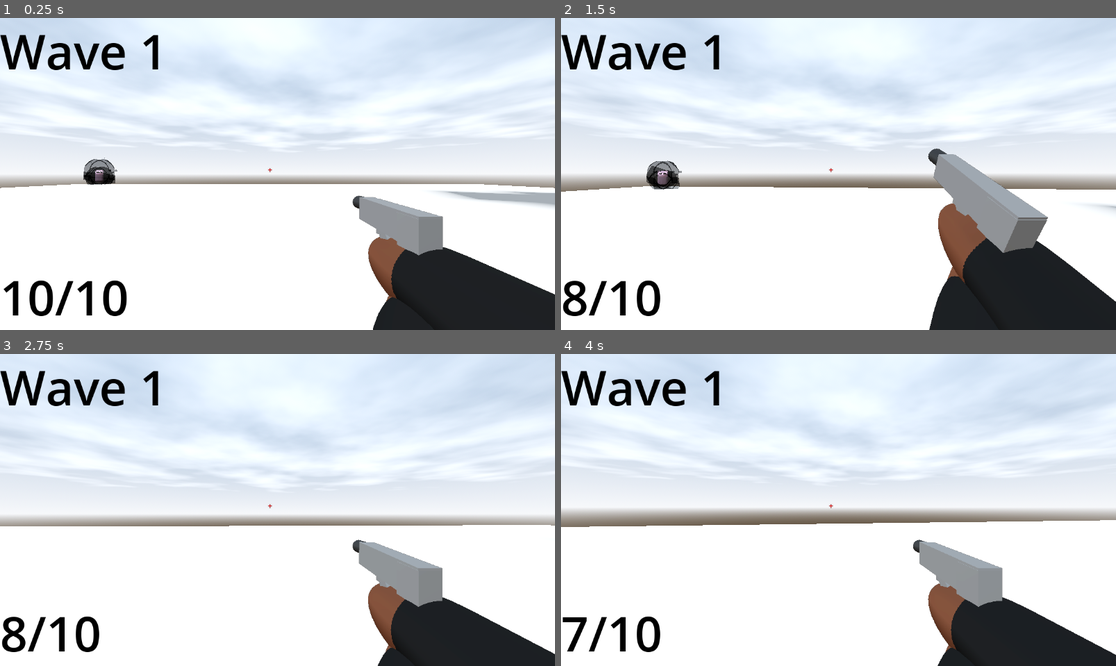
Above: before the commit, frames 1-4 (two rows, left to right).
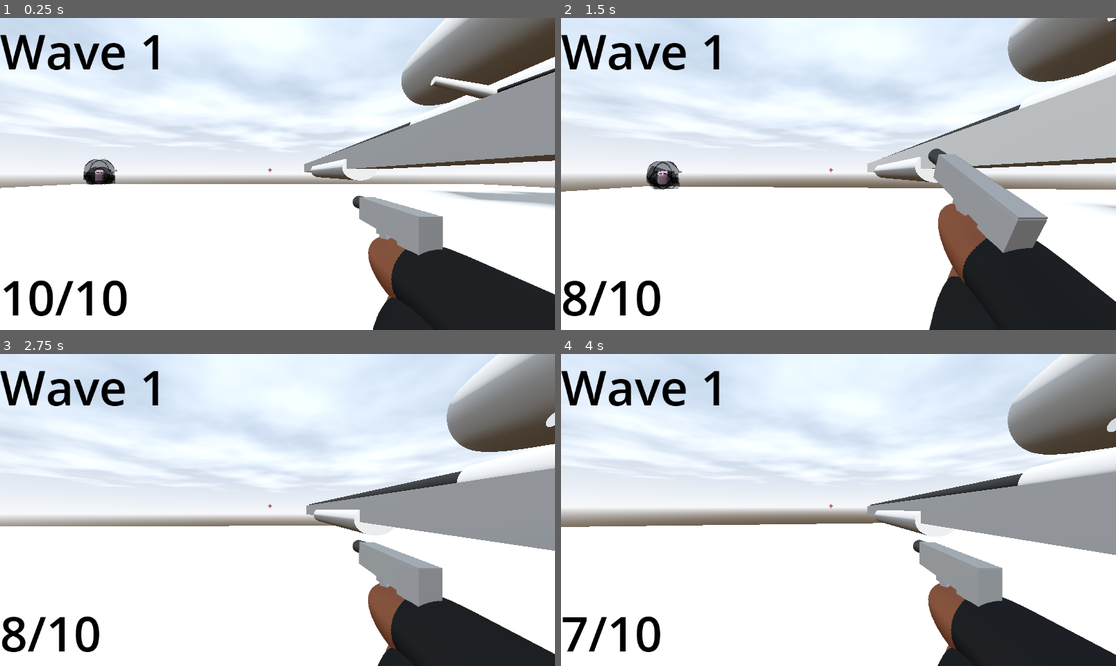
Above: after the commit, the same moments.

Repository: DylanFrenzy/The-Trials-and-Tribulations-of-Tim-Cheese
Game: Godot game, scene res://scenes/main.tscn
The game is run twice, just before and just after one commit, with the same random seed, the same clock (stepped at 60 frames per second) and the same inputs.
Inputs (mouse positions are in pixels of both pictures, inside the frame that each line leads up to):
- Up to frame 1 (0.25 s): no input
- Up to frame 2 (1.5 s): move the mouse to (866, 174) at 0.52 s; press the mouse at (866, 174) at 0.53 s; hold W (move_forward) from 0.53 s (still down); tap Space (jump) at 0.77 s; move the mouse to (810, 174) at 1.27 s; release the mouse at (810, 174) at 1.28 s; click (810, 174) at 1.35 s
- Up to frame 3 (2.75 s): keep holding W (move_forward); tap Space (jump) at 1.52 s; move the mouse to (288, 503) at 2.02 s; press the mouse at (288, 503) at 2.03 s
- Up to frame 4 (4 s): keep holding W (move_forward); move the mouse to (832, 516) at 2.77 s; release the mouse at (832, 516) at 2.78 s; click (832, 516) at 2.85 s; tap Space (jump) at 3.02, 3.77 s; move the mouse to (877, 513) at 3.52 s; press the mouse at (877, 513) at 3.53 s

The runs differ from the first frame. In frame 1, 13% of the frame differs, in the area x 54-100%, y 0-53%; in frame 2, 10%; in frame 3, 12%; in frame 4, 12%.

Commit message:
arm colliders

Diff:
--- a/3d-project/assets/John_Pork.tscn
+++ b/3d-project/assets/John_Pork.tscn
@@ -91,6 +91,78 @@
 "transitions": PackedFloat32Array(1),
 "update": 1,
 "values": [false]
+}
+tracks/7/type = "value"
+tracks/7/imported = false
+tracks/7/enabled = true
+tracks/7/path = NodePath("right_arm_2_collider:position")
+tracks/7/interp = 1
+tracks/7/loop_wrap = true
+tracks/7/keys = {
+"times": PackedFloat32Array(0),
+"transitions": PackedFloat32Array(1),
+"update": 0,
+"values": [Vector3(0, -0.0431342, 0)]
+}
+tracks/8/type = "value"
+tracks/8/imported = false
+tracks/8/enabled = true
+tracks/8/path = NodePath("right_arm_2_collider:rotation")
+tracks/8/interp = 1
+tracks/8/loop_wrap = true
+tracks/8/keys = {
+"times": PackedFloat32Array(0),
+"transitions": PackedFloat32Array(1),
+"update": 0,
+"values": [Vector3(0, 0, 0)]
+}
+tracks/9/type = "value"
+tracks/9/imported = false
+tracks/9/enabled = true
+tracks/9/path = NodePath("right_arm_2_collider:disabled")
+tracks/9/interp = 1
+tracks/9/loop_wrap = true
+tracks/9/keys = {
+"times": PackedFloat32Array(0),
+"transitions": PackedFloat32Array(1),
+"update": 1,
+"values": [false]
+}
+tracks/10/type = "value"
+tracks/10/imported = false
+tracks/10/enabled = true
+tracks/10/path = NodePath("right_arm_1_collider:position")
+tracks/10/interp = 1
+tracks/10/loop_wrap = true
+tracks/10/keys = {
+"times": PackedFloat32Array(0),
+"transitions": PackedFloat32Array(1),
+"update": 0,
+"values": [Vector3(0, 0, 0)]
+}
+tracks/11/type = "value"
+tracks/11/imported = false
+tracks/11/enabled = true
+tracks/11/path = NodePath("right_arm_1_collider:rotation")
+tracks/11/interp = 1
+tracks/11/loop_wrap = true
+tracks/11/keys = {
+"times": PackedFloat32Array(0),
+"transitions": PackedFloat32Array(1),
+"update": 0,
+"values": [Vector3(0, 0, 0)]
+}
+tracks/12/type = "value"
+tracks/12/imported = false
+tracks/12/enabled = true
+tracks/12/path = NodePath("right_arm_1_collider:disabled")
+tracks/12/interp = 1
+tracks/12/loop_wrap = true
+tracks/12/keys = {
+"times": PackedFloat32Array(0),
+"transitions": PackedFloat32Array(1),
+"update": 1,
+"values": [true]
 }
 
 [sub_resource type="Animation" id="Animation_52knn"]
@@ -150,10 +222,10 @@
 tracks/4/interp = 1
 tracks/4/loop_wrap = true
 tracks/4/keys = {
-"times": PackedFloat32Array(0),
-"transitions": PackedFloat32Array(1),
-"update": 1,
-"values": [true]
+"times": PackedFloat32Array(0, 1),
+"transitions": PackedFloat32Array(1, 1),
+"update": 1,
+"values": [true, false]
 }
 tracks/5/type = "value"
 tracks/5/imported = false
@@ -162,10 +234,82 @@
 tracks/5/interp = 1
 tracks/5/loop_wrap = true
 tracks/5/keys = {
-"times": PackedFloat32Array(0),
-"transitions": PackedFloat32Array(1),
-"update": 1,
-"values": [true]
+"times": PackedFloat32Array(0, 1),
+"transitions": PackedFloat32Array(1, 1),
+"update": 1,
+"values": [true, false]
+}
+tracks/6/type = "value"
+tracks/6/imported = false
+tracks/6/enabled = true
+tracks/6/path = NodePath("right_arm_2_collider:position")
+tracks/6/interp = 1
+tracks/6/loop_wrap = true
+tracks/6/keys = {
+"times": PackedFloat32Array(0, 0.2593, 0.5094, 1),
+"transitions": PackedFloat32Array(1, 1, 1, 1),
+"update": 0,
+"values": [Vector3(0, -0.0431342, 0), Vector3(0, -0.0431342, 0), Vector3(0, -0.0431342, 0), Vector3(0, -0.0431342, 0)]
+}
+tracks/7/type = "value"
+tracks/7/imported = false
+tracks/7/enabled = true
+tracks/7/path = NodePath("right_arm_2_collider:rotation")
+tracks/7/interp = 1
+tracks/7/loop_wrap = true
+tracks/7/keys = {
+"times": PackedFloat32Array(0, 0.2593, 0.5094, 1),
+"transitions": PackedFloat32Array(1, 1, 1, 1),
+"update": 0,
+"values": [Vector3(0, 0, 0), Vector3(0, 0, 0), Vector3(0, 0, 0), Vector3(0, 0, 0)]
+}
+tracks/8/type = "value"
+tracks/8/imported = false
+tracks/8/enabled = true
+tracks/8/path = NodePath("right_arm_2_collider:disabled")
+tracks/8/interp = 1
+tracks/8/loop_wrap = true
+tracks/8/keys = {
+"times": PackedFloat32Array(0, 1),
+"transitions": PackedFloat32Array(1, 1),
+"update": 1,
+"values": [false, true]
+}
+tracks/9/type = "value"
+tracks/9/imported = false
+tracks/9/enabled = true
+tracks/9/path = NodePath("right_arm_1_collider:position")
+tracks/9/interp = 1
+tracks/9/loop_wrap = true
+tracks/9/keys = {
+"times": PackedFloat32Array(0, 0.259272, 0.509392, 1),
+"transitions": PackedFloat32Array(1, 1, 1, 1),
+"update": 0,
+"values": [Vector3(0, 0, 0), Vector3(0, 0, 0), Vector3(0, 0, 0), Vector3(0, 0, 0)]
+}
+tracks/10/type = "value"
+tracks/10/imported = false
+tracks/10/enabled = true
+tracks/10/path = NodePath("right_arm_1_collider:rotation")
+tracks/10/interp = 1
+tracks/10/loop_wrap = true
+tracks/10/keys = {
+"times": PackedFloat32Array(0, 0.259272, 0.509392, 1),
+"transitions": PackedFloat32Array(1, 1, 1, 1),
+"update": 0,
+"values": [Vector3(0, 0, 0), Vector3(0, 0, 0), Vector3(0, 0, 0), Vector3(0, 0, 0)]
+}
+tracks/11/type = "value"
+tracks/11/imported = false
+tracks/11/enabled = true
+tracks/11/path = NodePath("right_arm_1_collider:disabled")
+tracks/11/interp = 1
+tracks/11/loop_wrap = true
+tracks/11/keys = {
+"times": PackedFloat32Array(0, 1),
+"transitions": PackedFloat32Array(1, 1),
+"update": 1,
+"values": [false, true]
 }
 
 [sub_resource type="Animation" id="Animation_sd2yd"]
@@ -184,6 +328,12 @@
 
 [sub_resource type="CapsuleMesh" id="CapsuleMesh_g4tv5"]
 
+[sub_resource type="CylinderShape3D" id="CylinderShape3D_sd2yd"]
+height = 1.588
+radius = 0.27
+
+[sub_resource type="CylinderShape3D" id="CylinderShape3D_d35v5"]
+
 [node name="CharacterBody3D" type="CharacterBody3D"]
 transform = Transform3D(1, 0, 0, 0, 0.793619, 0, 0, 0, 1, 0, 0, 0)
 script = ExtResource("1_fd3r2")
@@ -268,3 +418,12 @@
 transform = Transform3D(1, 0, 0, 0, 2.98308, 0, 0, 0, 1, 0, -4.32794, 0)
 material_override = ExtResource("1_plc7i")
 mesh = SubResource("CapsuleMesh_g4tv5")
+
+[node name="right_arm_2_collider" type="CollisionShape3D" parent="."]
+transform = Transform3D(0.57956, 0, 0, 0, 0.57956, 0, 0, 0, 0.57956, 0, -0.0431342, 0)
+shape = SubResource("CylinderShape3D_sd2yd")
+
+[node name="right_arm_1_collider" type="CollisionShape3D" parent="."]
+transform = Transform3D(0.303787, 0, 0, 0, 0.303787, 0, 0, 0, 0.303787, 0, 0, 0)
+shape = SubResource("CylinderShape3D_d35v5")
+disabled = true
--- a/3d-project/scenes/gun_cam.tscn
+++ b/3d-project/scenes/gun_cam.tscn
@@ -11,6 +11,7 @@
 [ext_resource type="Material" uid="uid://uu6xha81wcsf" path="res://materials/Arms.tres" id="10_vc4ct"]
 [ext_resource type="Material" uid="uid://clib3jsw7xdh7" path="res://materials/shirt.tres" id="11_dg5pf"]
 [ext_resource type="Material" uid="uid://cjq8ydlcyvrnp" path="res://materials/mag_pistol_skin.tres" id="12_dg5pf"]
+[ext_resource type="Material" uid="uid://8d65jjkpvqql" path="res://materials/gun metal.tres" id="12_i371p"]
 
 [sub_resource type="Animation" id="Animation_tf6ll"]
 resource_name = "Fire"
@@ -603,6 +604,22 @@
 [sub_resource type="CapsuleMesh" id="CapsuleMesh_jtfo8"]
 
 [sub_resource type="Theme" id="Theme_vc4ct"]
+
+[sub_resource type="BoxMesh" id="BoxMesh_wfaqt"]
+
+[sub_resource type="CylinderMesh" id="CylinderMesh_jtfo8"]
+top_radius = 0.3
+
+[sub_resource type="CylinderMesh" id="CylinderMesh_218sg"]
+
+[sub_resource type="CylinderMesh" id="CylinderMesh_6e0xu"]
+
+[sub_resource type="BoxMesh" id="BoxMesh_l3yuo"]
+
+[sub_resource type="TorusMesh" id="TorusMesh_dg5pf"]
+inner_radius = 0.355
+
+[sub_resource type="CylinderMesh" id="CylinderMesh_i371p"]
 
 [node name="GunCam" type="Camera3D"]
 transform = Transform3D(-3.61999e-06, 0, -1, 0, 1, 0, 1, 0, -3.61999e-06, 0, 0, 0)
@@ -703,3 +720,64 @@
 theme = SubResource("Theme_vc4ct")
 theme_override_colors/font_color = Color(0, 0, 0, 1)
 theme_override_font_sizes/font_size = 100
+
+[node name="Sniper Rifle" type="Node3D" parent="."]
+
+[node name="MeshInstance3D" type="MeshInstance3D" parent="Sniper Rifle"]
+transform = Transform3D(-0.0836861, 0, 0, 0, 0.0537959, 0, 0, 0, 1.27557, 0.222263, -0.00124715, -0.729579)
+mesh = SubResource("BoxMesh_wfaqt")
+skeleton = NodePath("../..")
+
+[node name="MeshInstance3D2" type="MeshInstance3D" parent="Sniper Rifle"]
+transform = Transform3D(-0.0877708, 0, 5.68434e-14, 0, 0.257999, 0, 0, 0, 0.196175, 0.222263, -0.0945606, 0.00655954)
+mesh = SubResource("BoxMesh_wfaqt")
+skeleton = NodePath("../..")
+
+[node name="MeshInstance3D3" type="MeshInstance3D" parent="Sniper Rifle"]
+transform = Transform3D(-0.0376059, -1.76164e-13, 1.17405e-14, 0, -2.99493e-08, 0.0405182, 0, -0.685161, -1.77111e-09, 0.223901, 0.0264987, -0.786331)
+material_override = ExtResource("11_dg5pf")
+mesh = SubResource("CylinderMesh_jtfo8")
+skeleton = NodePath("../..")
+
+[node name="bolt" type="MeshInstance3D" parent="Sniper Rifle"]
+transform = Transform3D(-0.047, -1.0315e-08, 5.83605e-11, 0, 0.00157546, 0.0499955, -4.10887e-09, 0.117989, -0.000667566, 0.223901, 0.0264987, -0.19297)
+mesh = SubResource("CylinderMesh_218sg")
+skeleton = NodePath("../..")
+surface_material_override/0 = ExtResource("12_i371p")
+
+[node name="bolt_handle" type="MeshInstance3D" parent="Sniper Rifle"]
+transform = Transform3D(0.000883528, -0.0304033, 0.00384137, -0.00163598, 0.00873608, 0.0128403, -0.0125303, -0.00328436, -0.00140559, 0.17673, 0.0376748, -0.187303)
+mesh = SubResource("CylinderMesh_jtfo8")
+skeleton = NodePath("../..")
+surface_material_override/0 = ExtResource("12_i371p")
+
+[node name="MeshInstance3D6" type="MeshInstance3D" parent="Sniper Rifle"]
+transform = Transform3D(0.00470659, 0.00294176, 0.00144183, -0.00136363, 0.000718083, 0.00501631, -0.000298478, 0.0431065, -0.00018196, 0.199315, 0.0328967, -0.138988)
+material_override = ExtResource("11_dg5pf")
+mesh = SubResource("CylinderMesh_jtfo8")
+skeleton = NodePath("../..")
+surface_material_override/0 = ExtResource("12_i371p")
+
+[node name="MeshInstance3D7" type="MeshInstance3D" parent="Sniper Rifle"]
+transform = Transform3D(0.0932896, 8.88678e-14, 0, 0, -1.08769e-08, 0.0679092, 3.3317e-14, -0.248836, -2.9684e-09, 0.214674, -0.0237324, -0.777587)
+mesh = SubResource("CylinderMesh_6e0xu")
+
+[node name="Mag" type="MeshInstance3D" parent="Sniper Rifle"]
+transform = Transform3D(-0.0355972, 0, 0, 0, 0.115795, 0, 0, 0, 0.159227, 0.218702, -0.198562, 0.0057812)
+mesh = SubResource("BoxMesh_l3yuo")
+
+[node name="MeshInstance3D4" type="MeshInstance3D" parent="Sniper Rifle"]
+transform = Transform3D(0.0502265, 0, 0, 0, -1.74026e-08, -0.0502265, 0, 0.398126, -2.19547e-09, 0.22594, 0.101042, -0.184115)
+mesh = SubResource("TorusMesh_dg5pf")
+
+[node name="MeshInstance3D5" type="MeshInstance3D" parent="Sniper Rifle"]
+transform = Transform3D(0.0171841, 0, 0, 0, 0.0386572, 0, 0, 0, 0.0171841, 0.262546, 0.0401204, -0.128511)
+mesh = SubResource("CylinderMesh_i371p")
+
+[node name="MeshInstance3D8" type="MeshInstance3D" parent="Sniper Rifle"]
+transform = Transform3D(0.0171841, 0, 0, 0, 0.0386572, 0, 0, 0, 0.0171841, 0.262546, 0.0401204, -0.178596)
+mesh = SubResource("CylinderMesh_i371p")
+
+[node name="MeshInstance3D9" type="MeshInstance3D" parent="Sniper Rifle"]
+transform = Transform3D(0.0171841, 0, 0, 0, 0.0386572, 0, 0, 0, 0.0171841, 0.262546, 0.0401204, -0.234188)
+mesh = SubResource("CylinderMesh_i371p")
Not shown: 1 places in 3d-project/assets/John_Pork.tscn that only renumber resources
Not shown: 1 places in 3d-project/scenes/gun_cam.tscn that only renumber resources
